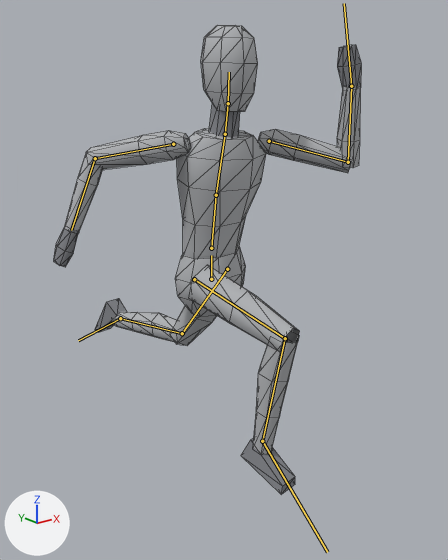
Two versions of the glTF model models/player.glb, one commit apart.
Camera for both pictures: a camera (50 mm lens) standing at (-1.347, -1.757, 1.709) and looking at (0.09, 0.039, 0.991). Lighting does not change. The marker at lower left points along +X, +Y and +Z. The older version comes first. Both versions are drawn at frame 5 of the action 'run'; the numbers are the values there. The bones that change, and the others that lie on the model, are drawn over the model as lines. Mesh edges are drawn as thin lines.

Objects in the first picture: 'Player'.
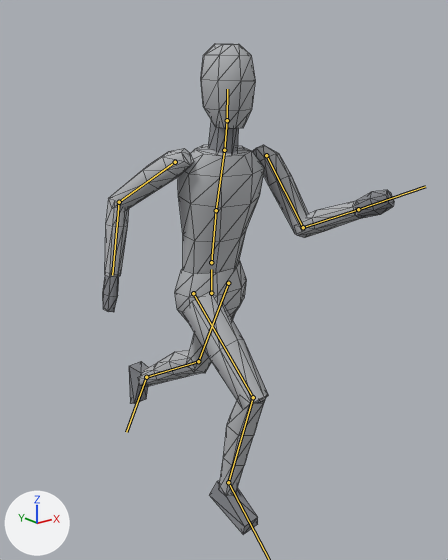
Location of each change, [x1, y1, x2, y2] in pixels of the pictures (448 x 560 px):
'Player', posed: before [54, 25, 361, 495]; after [103, 44, 394, 534]
bone 'hips', root to tip: before (211, 279) to (211, 255); after (211, 293) to (211, 269)
bone 'spine', root to tip: before (211, 248) to (216, 195); after (211, 262) to (216, 210)
bone 'chest', root to tip: before (216, 195) to (225, 134); after (216, 210) to (224, 150)
bone 'head', root to tip: before (228, 103) to (229, 72); after (227, 120) to (227, 89)
bone 'upper_arm.L', root to tip: before (269, 141) to (348, 162); after (266, 155) to (303, 227)
bone 'forearm.L', root to tip: before (348, 162) to (351, 86); after (303, 227) to (358, 209)
bone 'hand.L', root to tip: before (351, 86) to (344, 3); after (358, 209) to (425, 186)
bone 'upper_arm.R', root to tip: before (173, 144) to (95, 158); after (175, 162) to (119, 202)
bone 'forearm.R', root to tip: before (95, 158) to (71, 230); after (119, 202) to (112, 275)
bone 'thigh.L', root to tip: before (227, 269) to (182, 333); after (228, 283) to (198, 361)
bone 'shin.L', root to tip: before (182, 333) to (120, 318); after (198, 361) to (146, 377)
bone 'foot.L', root to tip: before (120, 318) to (78, 340); after (146, 377) to (126, 432)
bone 'thigh.R', root to tip: before (194, 279) to (285, 338); after (193, 293) to (253, 397)
bone 'shin.R', root to tip: before (285, 338) to (262, 441); after (253, 397) to (228, 482)

The change in detail:
Bone 'hips' (bone_hips) moves from (0.0, 0.1, 0.0) to (0.0, 0.045, 0.0).
Bone 'hips' (bone_hips) turns from (0, 9, 0) to (0, 6, 0) degrees about its own x, y and z.
Bone 'spine' (bone_spine) turns from (8, -5, 0) to (8, -3, 0) degrees about its own x, y and z.
Bone 'chest' (bone_chest) turns from (5, -9, 0) to (4, -5, 0) degrees about its own x, y and z.
Bone 'head' (bone_head) turns from (-5, 14, 0) to (-5, 8, 0) degrees about its own x, y and z.
Bone 'upper_arm.L' (bone_upper_arm_l) turns from (-75, -55, -8) to (-37, -12, -10) degrees about its own x, y and z.
Bone 'forearm.L' (bone_forearm_l) turns from (-100, -7, 0) to (-80, -6, -1) degrees about its own x, y and z.
Bone 'hand.L' (bone_hand_l) turns from (-12, -1, 0) to (-5, 0, 0) degrees about its own x, y and z.
Bone 'upper_arm.R' (bone_upper_arm_r) turns from (58, -29, 10) to (42, -10, 4) degrees about its own x, y and z.
Bone 'forearm.R' (bone_forearm_r) turns from (-55, 4, 2) to (-52, 4, 2) degrees about its own x, y and z.
Bone 'thigh.L' (bone_thigh_l) turns from (38, 0, 1) to (25, 0, 0) degrees about its own x, y and z.
Bone 'shin.L' (bone_shin_l) turns from (45, 0, 0) to (35, 0, 0) degrees about its own x, y and z.
Bone 'foot.L' (bone_foot_l) turns from (40, 0, 0) to (30, 0, 0) degrees about its own x, y and z.
Bone 'thigh.R' (bone_thigh_r) turns from (-75, 1, 0) to (-45, 1, 0) degrees about its own x, y and z.
Bone 'shin.R' (bone_shin_r) turns from (85, 0, 0) to (60, 0, 0) degrees about its own x, y and z.
Bone 'foot.R' (bone_foot_r) turns from (10, 0, 0) to (5, 0, 0) degrees about its own x, y and z.
